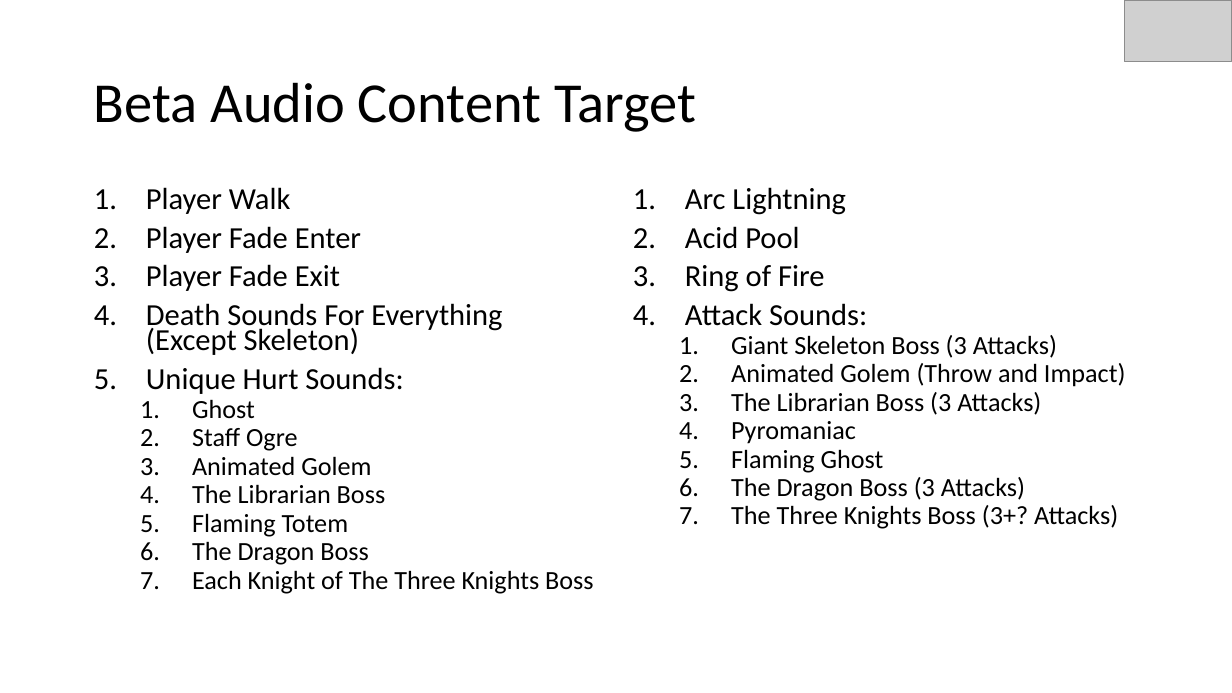
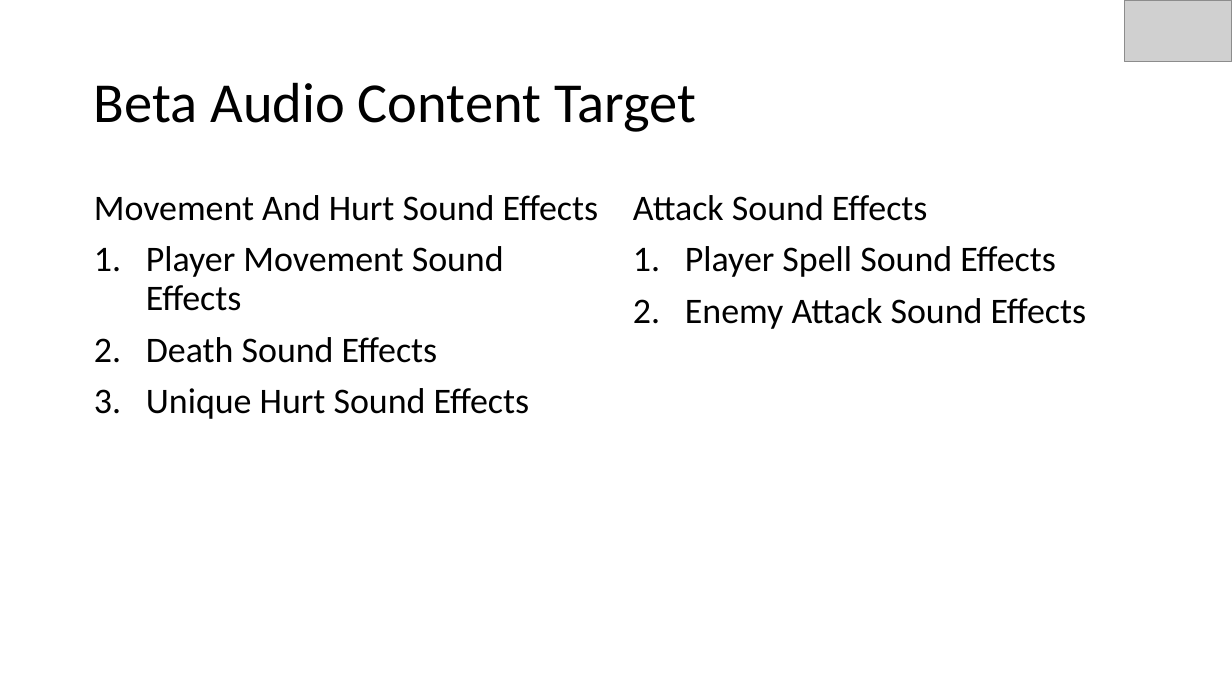
Before and after one commit to EliAnonymouse17/GDAfinal, a slide deck: slide 10 of Documentation/PresentationAlpha.pptx. Drawn at 1232x693 pixels with LibreOffice and Linux fonts; fonts in the diff are those of the drawing; grey boxes stand for pictures. Boxes give left, top, right and bottom in pixels: in the first picture for what was removed or moved away, otherwise in the second. Text is boxed around its words. In the diff, an @@ line names an element or a change of style, - is before the commit and + after.

```diff
--- a/Documentation/PresentationAlpha.pptx
+++ b/Documentation/PresentationAlpha.pptx
@@ text at (94, 195, 599, 419): text changed; size 20.4 to 28 pt @@
-1. Player Walk
-2. Player Fade Enter
-3. Player Fade Exit
-4. Death Sounds For Everything (Except Skeleton)
-5. Unique Hurt Sounds:
-  1. Ghost
-  2. Staff Ogre
-  3. Animated Golem
-  4. The Librarian Boss
-  5. Flaming Totem
-  6. The Dragon Boss
-  7. Each Knight of The Three Knights Boss
+Movement And Hurt Sound Effects
+1. Player Movement Sound Effects
+2. Death Sound Effects
+3. Unique Hurt Sound Effects
@@ text at (633, 195, 1087, 329): text changed; size 20.4 to 28 pt @@
-1. Arc Lightning
-2. Acid Pool
-3. Ring of Fire
-4. Attack Sounds:
-  1. Giant Skeleton Boss (3 Attacks)
-  2. Animated Golem (Throw and Impact)
-  3. The Librarian Boss (3 Attacks)
-  4. Pyromaniac
-  5. Flaming Ghost
-  6. The Dragon Boss (3 Attacks)
-  7. The Three Knights Boss (3+? Attacks)
+Attack Sound Effects
+1. Player Spell Sound Effects
+2. Enemy Attack Sound Effects
```
Also in this commit, not shown: 2 other slides changed.
